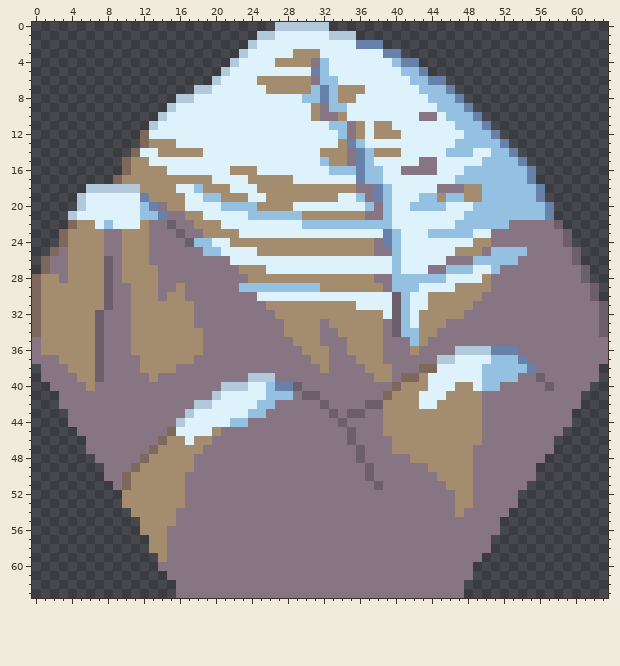
File history of a pixel-art sprite, Images/TileSets/Civ6/Tiles/Mount Kailash.png. The first picture shows the starting point.
The file is 64x64 pixels.
Now the later version:
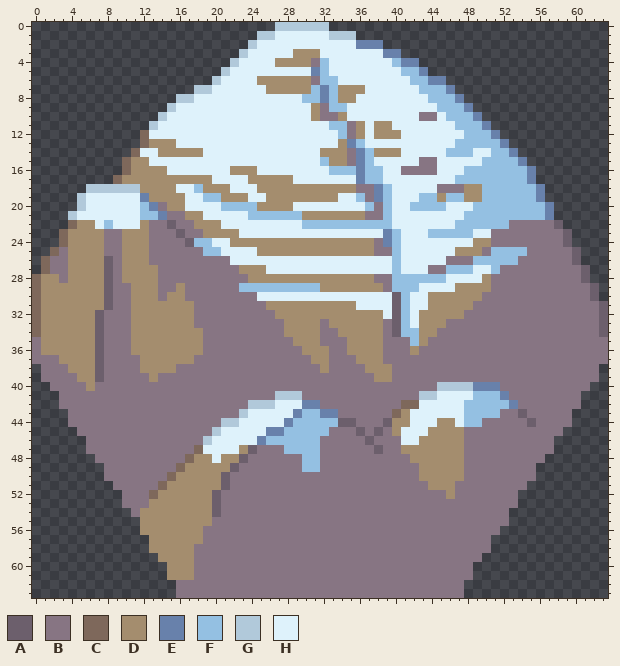
Palette (. is transparent): A #6c5f6c  B #877583  C #7e685b  D #a48d6e  E #6881ab  F #94c0e2  G #b1c9da  H #def2fb
Difference:
Changed rows in their new state; - is an unchanged pixel.
first column x 10:
36 -------------------------------------BBBBBBB----
37 -----------------------------------BBBBBBBBBB---
38 ---------------------------------BBBBBBBBBBBBB--
39 --------------BBB--------------BBBBBBBBBBBBB--B-
40 -----------BBBBBBBBB----------BBBBBGGGGEEE-----B
41 ----------BBBBBBBGGGBB-------BBBBGG-HHHFFFE-----
42 --------BBBBBBGGGHHHEEB----BBBBCC--HHHFFFFFE----
43 -------BBBBBBGHHHHHEFFEE-BB--BC-HHHHHHFFFF--A---
44 ------BBBBBGGHHHHHEFFFFF-A---A--HHH--HFF-----A--
45 -----BBBBBGHHHHHEEFFFFF--BA-AB-HHH----BB--------
46 ----BBBBBGHHHHHEFFFFFF---B-A--BHH-----BB--------
47 ---BBBBBCHHHHDA---FFFF----B-A-B-------B---------
48 --BBBBBCDDHDDA------FF----B-----------B---------
49 -BBBBBC-DDDDA-------FF-----B-----D----B---------
50 BBBBBC-DDDDA---------------B-----DD---B---------
51 BBBBC--DDDDA----------------B-----DD-BB---------
52 BBBC---DDDA-------------------------DBB---------
53 BBB----DDDA--------------------------BB---------
54 -B----DDDDA--------------------------B----------
55 ------DDDD--------------------------------B-----
56 -----DDDD---------------------------------------
57 -----DDDD---------------------------------------
58 -----DDD----------------------------------------
59 -----DDD----------------------------------------
60 ----.DDD----------------------------------------
61 -----DDD----------------------------------------
Where, in picture pixels (left, top, right, bottom), the same in both pictures:
changed: (122, 346, 554, 580)
